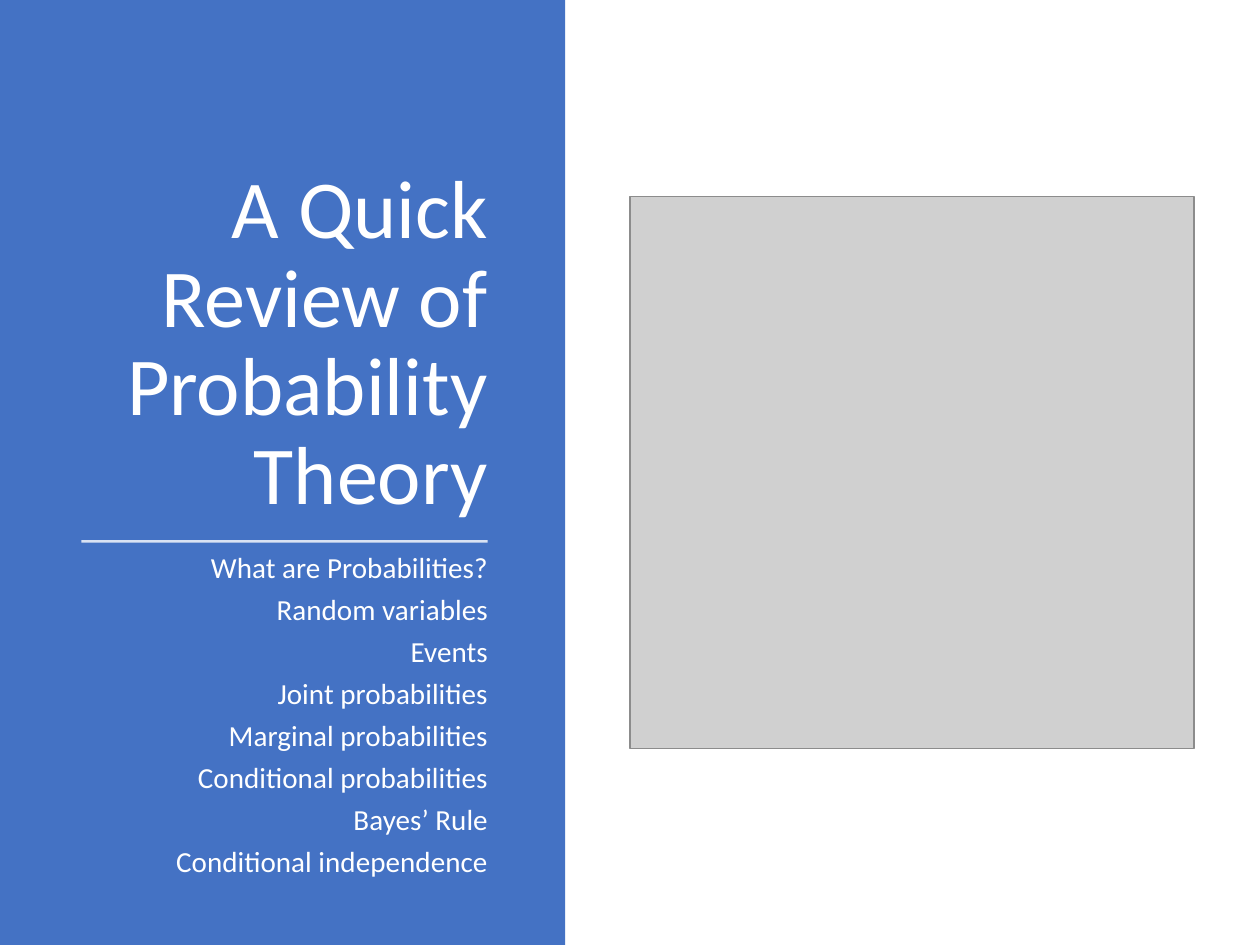
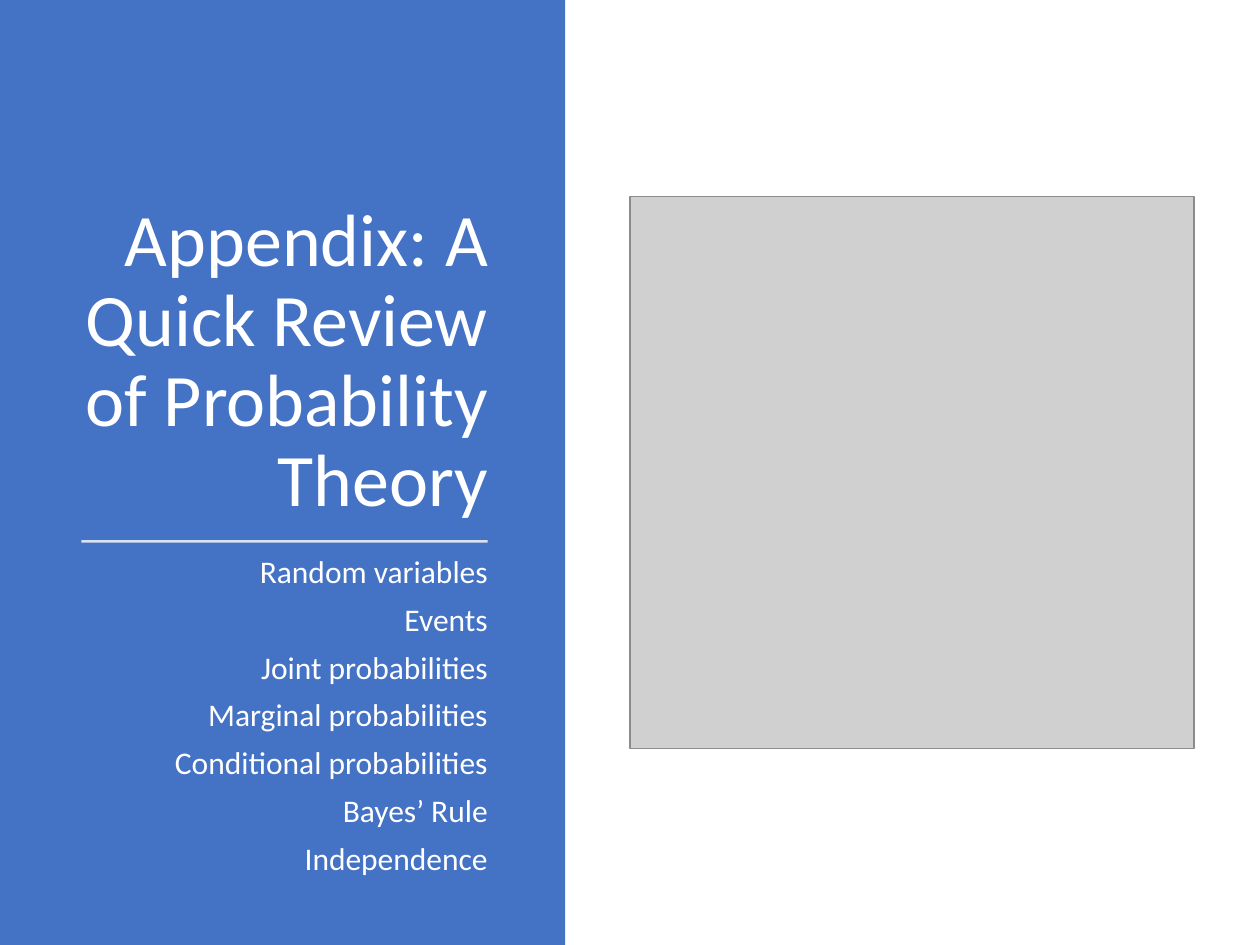
Before and after one commit to mhahsler/CS7320-AI, a slide deck: slide 28 of slides/12_uncertainty.pptx (slide 5 before the commit). Drawn at 1260x945 pixels with LibreOffice and Linux fonts; fonts in the diff are those of the drawing; grey boxes stand for pictures. Boxes give left, top, right and bottom in pixels: in the first picture for what was removed or moved away, otherwise in the second. Text is boxed around its words. In the diff, an @@ line names an element or a change of style, - is before the commit and + after.

```diff
--- a/slides/12_uncertainty.pptx
+++ b/slides/12_uncertainty.pptx
@@ title at (86,214,488,518): text changed; size 47 to 42.3 pt @@
-A Quick Review of Probability Theory
+Appendix: A Quick Review of Probability Theory
@@ text at (175,561,488,827): size 16.6 to 18 pt in "Random variables", "Events", "Joint probabilities", "Marginal probabilities" and 2 more places; line spacing 0.7 to 0.8 @@
@@ text at (211,558,487,578): paragraph removed @@
-What are Probabilities?
@@ text at (305,848,488,875): text changed; size 16.6 to 18 pt @@
-Conditional independence
+Independence
```
Also in this commit, not shown: 26 other slides changed, 1 slide added, 3 slides removed, 8 other files.
